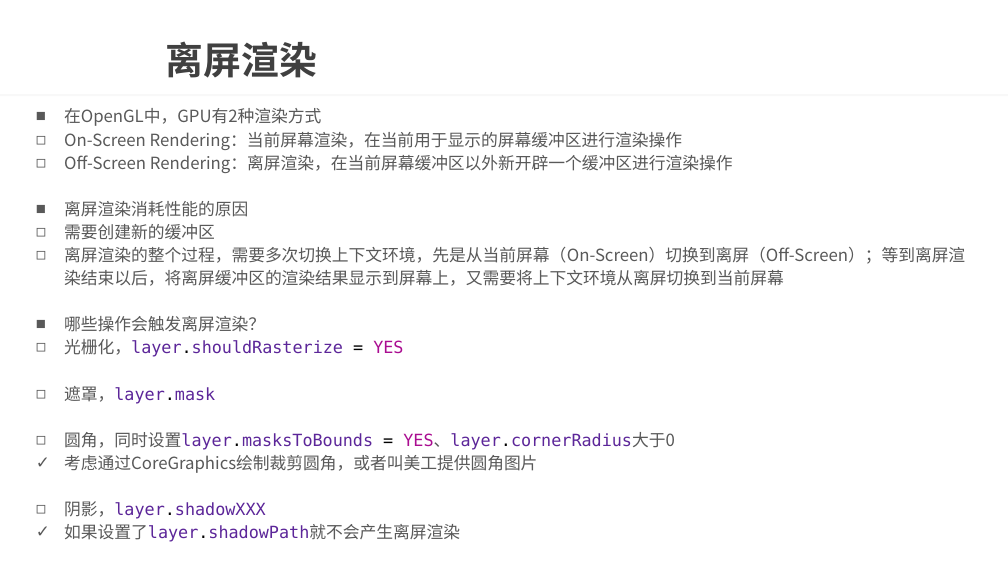
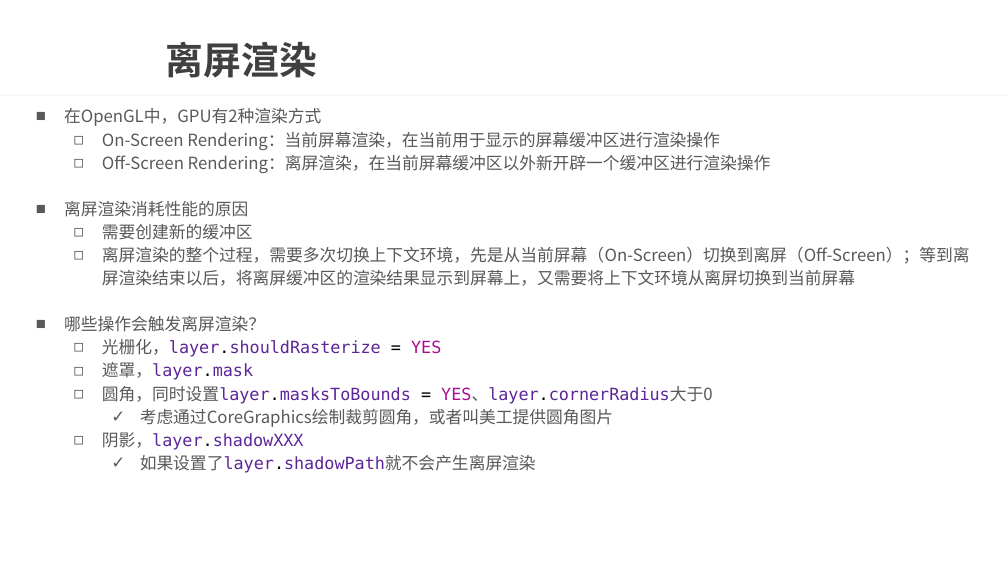
Before and after one commit to wtj900/wtj900.github.io, a slide deck: slide 8 of file/面试文档/06-性能优化.pptx. Drawn at 1008x567 pixels with LibreOffice and Linux fonts; fonts in the diff are those of the drawing; background and template pictures are left out. Boxes give left, top, right and bottom in pixels: in the first picture for what was removed or moved away, otherwise in the second. Text is boxed around its words. In the diff, an @@ line names an element or a change of style, - is before the commit and + after.

```diff
--- a/file/面试文档/06-性能优化.pptx
+++ b/file/面试文档/06-性能优化.pptx
@@ text at [102, 132, 970, 473]: list level 1 to 2 in "On-Screen Rendering：当前屏幕渲染，在当前用于显示的屏幕缓冲区进行渲染操作"; list level 1 to 2 in "Off-Screen Rendering：离屏渲染，在当前屏幕缓冲区以外新开辟一个缓冲区进行渲染操作"; list level 1 to 2 in "需要创建新的缓冲区"; list level 1 to 2 in "离屏渲染的整个过程，需要多次切换上下文环境，先是从当前屏幕（On-Screen）切换到离屏（Off-Screen）；等到 ..."; list level 1 to 2 in "光栅化，layer.shouldRasterize = YES"; list level 1 to 2 in "遮罩，layer.mask"; list level 1 to 2 in "圆角，同时设置layer.masksToBounds = YES、layer.cornerRadius大于0"; list level 1 to 3 in "考虑通过CoreGraphics绘制裁剪圆角，或者叫美工提供圆角图片"; list level 1 to 2 in "阴影，layer.shadowXXX"; list level 1 to 3 in "如果设置了layer.shadowPath就不会产生离屏渲染" @@
```
Also in this commit, not shown: 2 other slides changed, 6 slides added.
